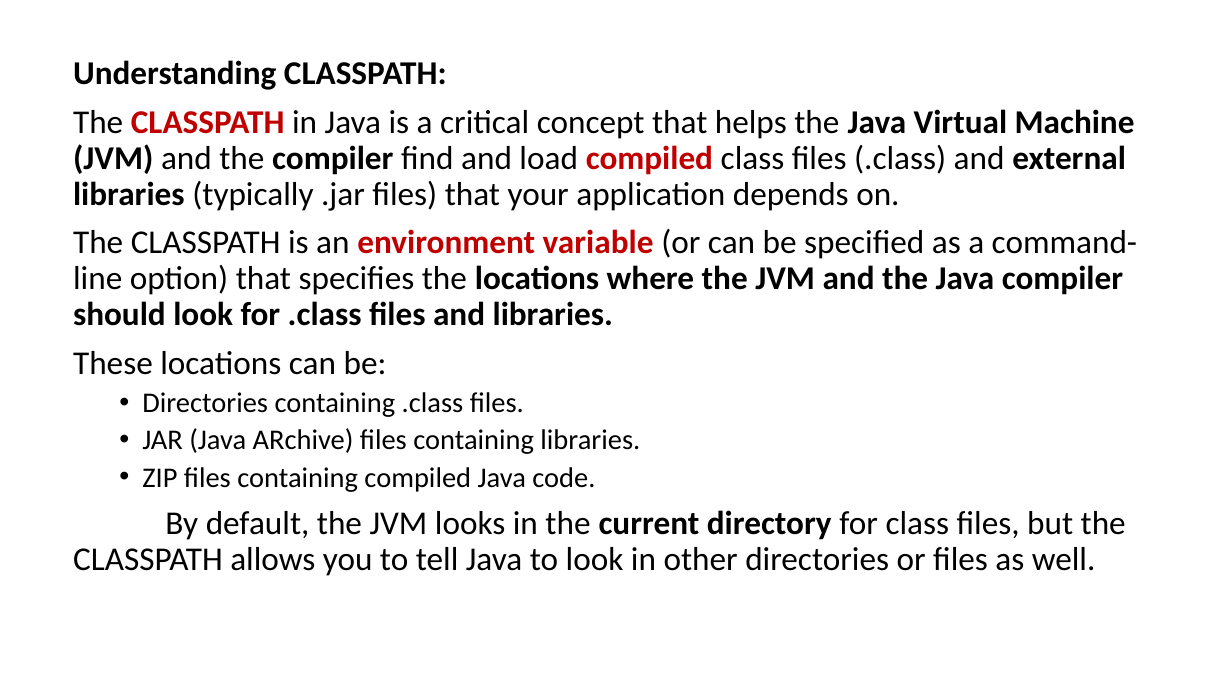
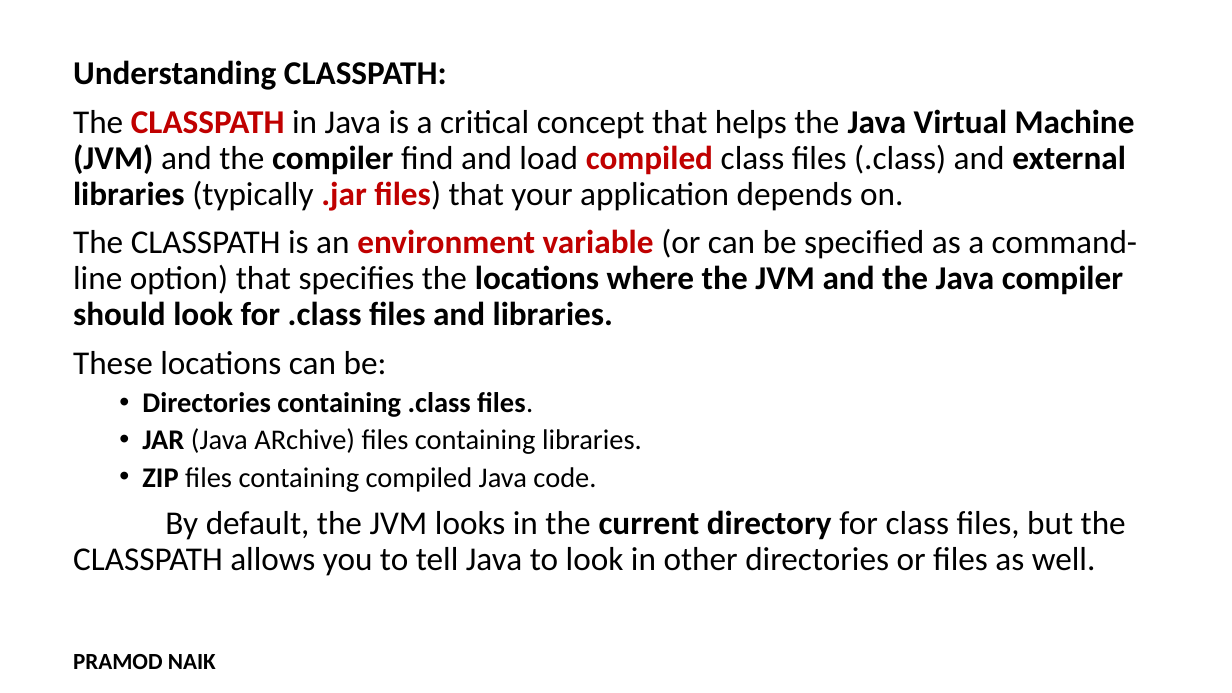
Before and after one commit to PRAMOD-VISHNU-NAIK/MCA-2nd-Sem-Shridevi-College, a slide deck: slide 25 of Theory Class-Notes/Complete Syllabus and Notes/PPT/Module-3 Interfaces and Packages.pptx (slide 26 before the commit). Drawn at 1232x693 pixels with LibreOffice and Linux fonts; fonts in the diff are those of the drawing; background and template pictures are left out. Boxes give left, top, right and bottom in pixels: in the first picture for what was removed or moved away, otherwise in the second. Text is boxed around its words. In the diff, an @@ line names an element or a change of style, - is before the commit and + after.

```diff
--- a/Theory Class-Notes/Complete Syllabus and Notes/PPT/Module-3 Interfaces and Packages.pptx
+++ b/Theory Class-Notes/Complete Syllabus and Notes/PPT/Module-3 Interfaces and Packages.pptx
@@ text at [73,109,1135,492]: text colour #000000 to #C00000 in ".jar files)"; bold on in ".jar files)", "Directories containing .class files.", "JAR", "ZIP" @@
@@ text added at [73,654,216,669], 18 pt, text #000000, bold @@
+PRAMOD NAIK
```
Also in this commit, not shown: 26 other slides changed, 1 slide added, 3 slides removed, 39 other files.
